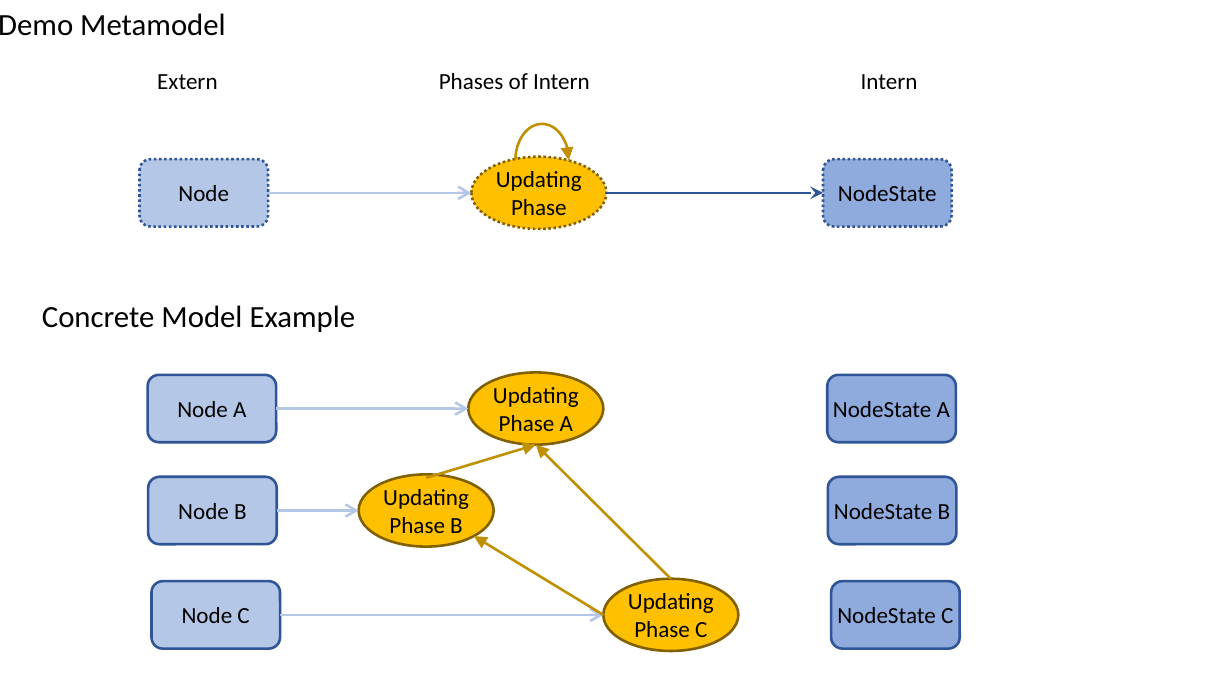
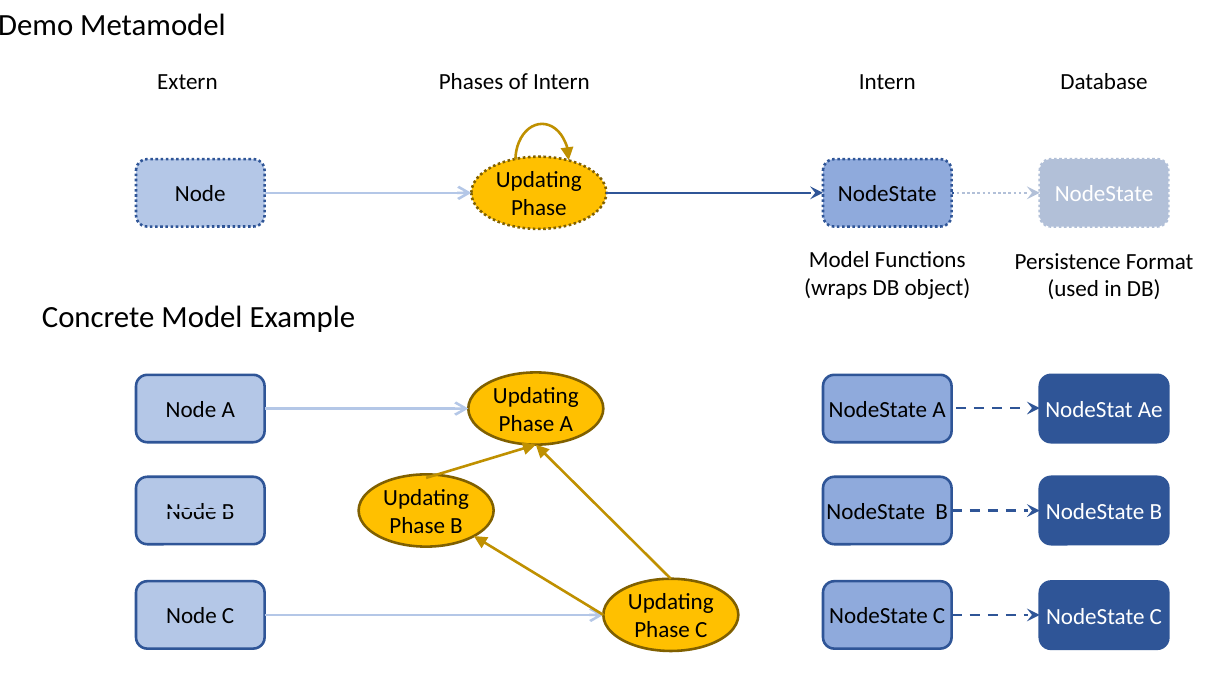
Before and after one commit to mandelsoft/engine, a slide deck: slide 7 of engine.pptx. Drawn at 1232x693 pixels with LibreOffice and Linux fonts; fonts in the diff are those of the drawing. Boxes give left, top, right and bottom in pixels: in the first picture for what was removed or moved away, otherwise in the second. Text is boxed around its words. In the diff, an @@ line names an element or a change of style, - is before the commit and + after.

```diff
--- a/engine.pptx
+++ b/engine.pptx
@@ text added at box(1060, 73, 1147, 89), 18 pt, text #000000 @@
+Database
@@ rectangle added at box(956, 146, 1203, 241), fill #FFFFFF at 63% opacity @@
@@ rounded rectangle added at box(1040, 159, 1168, 226), fill #2F5597, outline #2F5597 2 pt dashed @@
@@ arrow moved from (268, 193) - (471, 193) to (264, 193) - (471, 193) @@
@@ arrow added from (952, 193) to (1040, 193), #2F5597 2 pt dashed @@
@@ text added at box(1055, 185, 1154, 201), 18 pt, text #FFFFFF @@
+NodeState
@@ text added at box(804, 251, 971, 299), 18 pt, text #000000 @@
+Model Functions
+(wraps DB object)
@@ text added at box(1015, 253, 1194, 299), 18 pt, text #000000 @@
+Persistence Format
+(used in DB)
@@ rounded rectangle added at box(1040, 375, 1168, 443), fill #2F5597, outline #2F5597 2 pt @@
@@ arrow moved from (276, 409) - (469, 409) to (264, 409) - (469, 409) @@
@@ arrow added from (957, 409) to (1040, 409), #2F5597 2 pt dashed @@
@@ text added at box(1045, 401, 1163, 417), 18 pt, text #FFFFFF @@
+NodeStat Ae
@@ 3 rounded rectangles, 2 texts: place and size @@
-3 rounded rectangles, 2 texts at box(148, 375, 959, 649)
+3 rounded rectangles, 2 texts at box(136, 375, 952, 649)
@@ 3 rounded rectangles, 2 texts: place and size @@
-3 rounded rectangles, 2 texts at box(140, 159, 957, 623)
+3 rounded rectangles, 2 texts at box(136, 159, 952, 623)
@@ rounded rectangle added at box(1040, 477, 1168, 544), fill #2F5597, outline #2F5597 2 pt @@
@@ text "NodeState B" rewrapped from box(834, 503, 951, 519) to box(826, 503, 948, 519) @@
@@ text added at box(1046, 503, 1163, 519), 18 pt, text #FFFFFF @@
+NodeState B
@@ arrow moved from (277, 511) - (359, 511) to (160, 511) - (253, 511) @@
@@ arrow added from (952, 511) to (1040, 511), #2F5597 2 pt dashed @@
@@ rounded rectangle: place and size @@
-rounded rectangle at box(152, 581, 280, 649)
+rounded rectangle at box(136, 581, 264, 649)
@@ text "Node C": place and size @@
-text "Node C" at box(182, 607, 249, 623)
+text "Node C" at box(166, 607, 234, 623)
@@ rounded rectangle added at box(1040, 581, 1168, 649), fill #2F5597, outline #2F5597 2 pt @@
@@ arrow moved from (280, 615) - (604, 615) to (264, 615) - (604, 615) @@
@@ arrow added from (952, 615) to (1040, 615), #2F5597 2 pt dashed @@
@@ text added at box(1046, 608, 1162, 624), 18 pt, text #FFFFFF @@
+NodeState C
```
Also in this commit, not shown: 1 other slide changed, 2 slides added, 33 other files.
